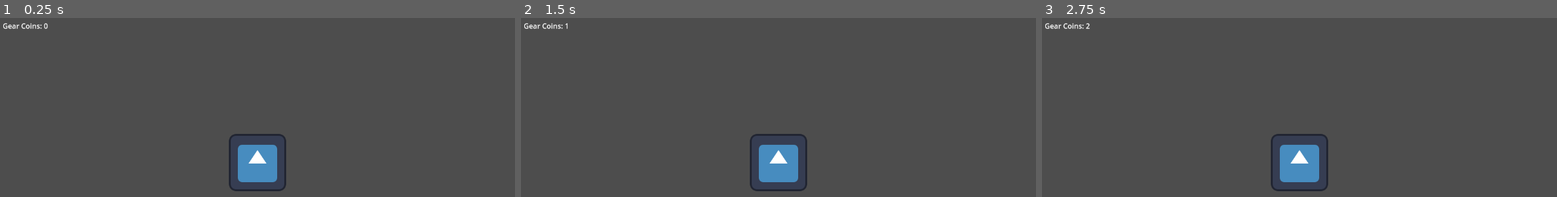
Above: before the commit, frames 1-3 (left to right).
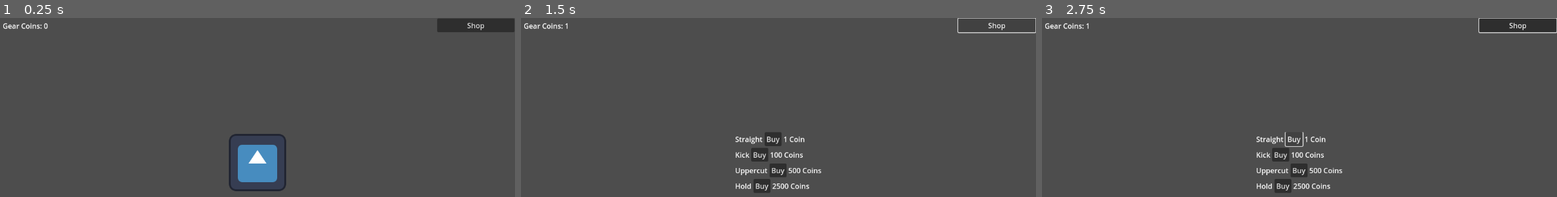
Above: after the commit, the same moments.

Repository: Warladd/Rockle
Game: Godot game, scene res://scenes/screens/prototype.tscn
The game is run twice, just before and just after one commit, with the same random seed, the same clock (stepped at 60 frames per second) and the same inputs. The engine's default icon, where the game draws it, is replaced by a stand-in: a white triangle on a blue panel in a dark square.
Inputs (mouse positions are in pixels of both pictures, inside the frame that each line leads up to):
- Up to frame 1 (0.25 s): no input
- Up to frame 2 (1.5 s): click (778, 162) at 0.5 s; click (994, 25) at 1.25 s, where only the run after the commit has a clickable "Shop"
- Up to frame 3 (2.75 s): click (1294, 139) at 2 s, where only the run after the commit has a clickable "Buy"

The runs differ from the first frame. In frame 1, 1.1% of the frame differs, in the area x 84-100%, y 0-8%; in frame 2, 3.2%; in frame 3, 4.2%, in the area x 8-100%, y 0-98%.

Commit message:
Idle Game Start
Creating modifiers

Diff:
--- a/scenes/screens/main.gd
+++ b/scenes/screens/main.gd
@@ -1,17 +1,45 @@
 extends Node2D
 var gear_coins : int = 0
+var gear_amount : int = 0
 @export_group("Nodes")
 @export var gear_label : Label
+@export var shop : Popup
+
+# Modifiers
+var straight : int = 0
+var kick : int = 0
+var upper : int = 0
+var hold : int = 0
+
+# Cost
+var straight_cost : int = 1
+var kick_cost : int = 10
+var upper_cost : int = 100
+var hold_cost : int = 2500
 
 # Called when the node enters the scene tree for the first time.
-func _ready():
+func _ready() -> void:
 	pass # Replace with function body.
 
 # Called every frame. 'delta' is the elapsed time since the previous frame.
-func _process(delta):
+func _process(_delta) -> void:
 	pass
 
-func _on_texture_button_pressed():
-	gear_coins += 1
+func _on_texture_button_pressed() -> void:
+	gear_coin_count()
+	gear_coins += gear_amount
 	gear_label.text = "Gear Coins: " + str(gear_coins)
-#oog
+
+func gear_coin_count():
+	gear_amount = 1
+	if straight > 0:
+		gear_amount += straight
+	if kick > 0:
+		gear_amount += kick * 2
+	if upper > 0:
+		gear_amount += upper * 5
+	if hold > 0:
+		gear_amount += hold * 20
+
+func _on_button_pressed() -> void:
+	shop.popup()
--- a/scenes/screens/prototype.tscn
+++ b/scenes/screens/prototype.tscn
@@ -3,9 +3,10 @@
 [ext_resource type="Script" path="res://scenes/screens/main.gd" id="1_p6lbv"]
 [ext_resource type="Texture2D" uid="uid://lyhtdgctuen8" path="res://icon.svg" id="2_alf8w"]
 
-[node name="Prototype" type="Node2D" node_paths=PackedStringArray("gear_label")]
+[node name="Prototype" type="Node2D" node_paths=PackedStringArray("gear_label", "shop")]
 script = ExtResource("1_p6lbv")
 gear_label = NodePath("Label")
+shop = NodePath("Popup")
 
 [node name="Label" type="Label" parent="."]
 offset_left = -570.0
@@ -32,4 +33,87 @@
 
 [node name="Camera2D" type="Camera2D" parent="."]
 
+[node name="Popup" type="Popup" parent="."]
+initial_position = 1
+size = Vector2i(193, 136)
+
+[node name="VBoxContainer" type="VBoxContainer" parent="Popup"]
+anchors_preset = 15
+anchor_right = 1.0
+anchor_bottom = 1.0
+grow_horizontal = 2
+grow_vertical = 2
+
+[node name="HBoxContainer" type="HBoxContainer" parent="Popup/VBoxContainer"]
+layout_mode = 2
+
+[node name="Label" type="Label" parent="Popup/VBoxContainer/HBoxContainer"]
+layout_mode = 2
+text = "Straight"
+
+[node name="Button" type="Button" parent="Popup/VBoxContainer/HBoxContainer"]
+layout_mode = 2
+text = "Buy"
+alignment = 2
+
+[node name="Label2" type="Label" parent="Popup/VBoxContainer/HBoxContainer"]
+layout_mode = 2
+text = "1 Coin"
+
+[node name="HBoxContainer2" type="HBoxContainer" parent="Popup/VBoxContainer"]
+layout_mode = 2
+
+[node name="Label" type="Label" parent="Popup/VBoxContainer/HBoxContainer2"]
+layout_mode = 2
+text = "Kick"
+
+[node name="Button" type="Button" parent="Popup/VBoxContainer/HBoxContainer2"]
+layout_mode = 2
+text = "Buy"
+alignment = 2
+
+[node name="Label2" type="Label" parent="Popup/VBoxContainer/HBoxContainer2"]
+layout_mode = 2
+text = "100 Coins"
+
+[node name="HBoxContainer3" type="HBoxContainer" parent="Popup/VBoxContainer"]
+layout_mode = 2
+
+[node name="Label" type="Label" parent="Popup/VBoxContainer/HBoxContainer3"]
+layout_mode = 2
+text = "Uppercut"
+
+[node name="Button" type="Button" parent="Popup/VBoxContainer/HBoxContainer3"]
+layout_mode = 2
+text = "Buy"
+alignment = 2
+
+[node name="Label2" type="Label" parent="Popup/VBoxContainer/HBoxContainer3"]
+layout_mode = 2
+text = "500 Coins"
+
+[node name="HBoxContainer4" type="HBoxContainer" parent="Popup/VBoxContainer"]
+layout_mode = 2
+
+[node name="Label" type="Label" parent="Popup/VBoxContainer/HBoxContainer4"]
+layout_mode = 2
+text = "Hold"
+
+[node name="Button" type="Button" parent="Popup/VBoxContainer/HBoxContainer4"]
+layout_mode = 2
+text = "Buy"
+alignment = 2
+
+[node name="Label2" type="Label" parent="Popup/VBoxContainer/HBoxContainer4"]
+layout_mode = 2
+text = "2500 Coins"
+
+[node name="Button" type="Button" parent="."]
+offset_left = 402.0
+offset_top = -323.0
+offset_right = 575.0
+offset_bottom = -292.0
+text = "Shop"
+
 [connection signal="pressed" from="TextureButton" to="." method="_on_texture_button_pressed"]
+[connection signal="pressed" from="Button" to="." method="_on_button_pressed"]
